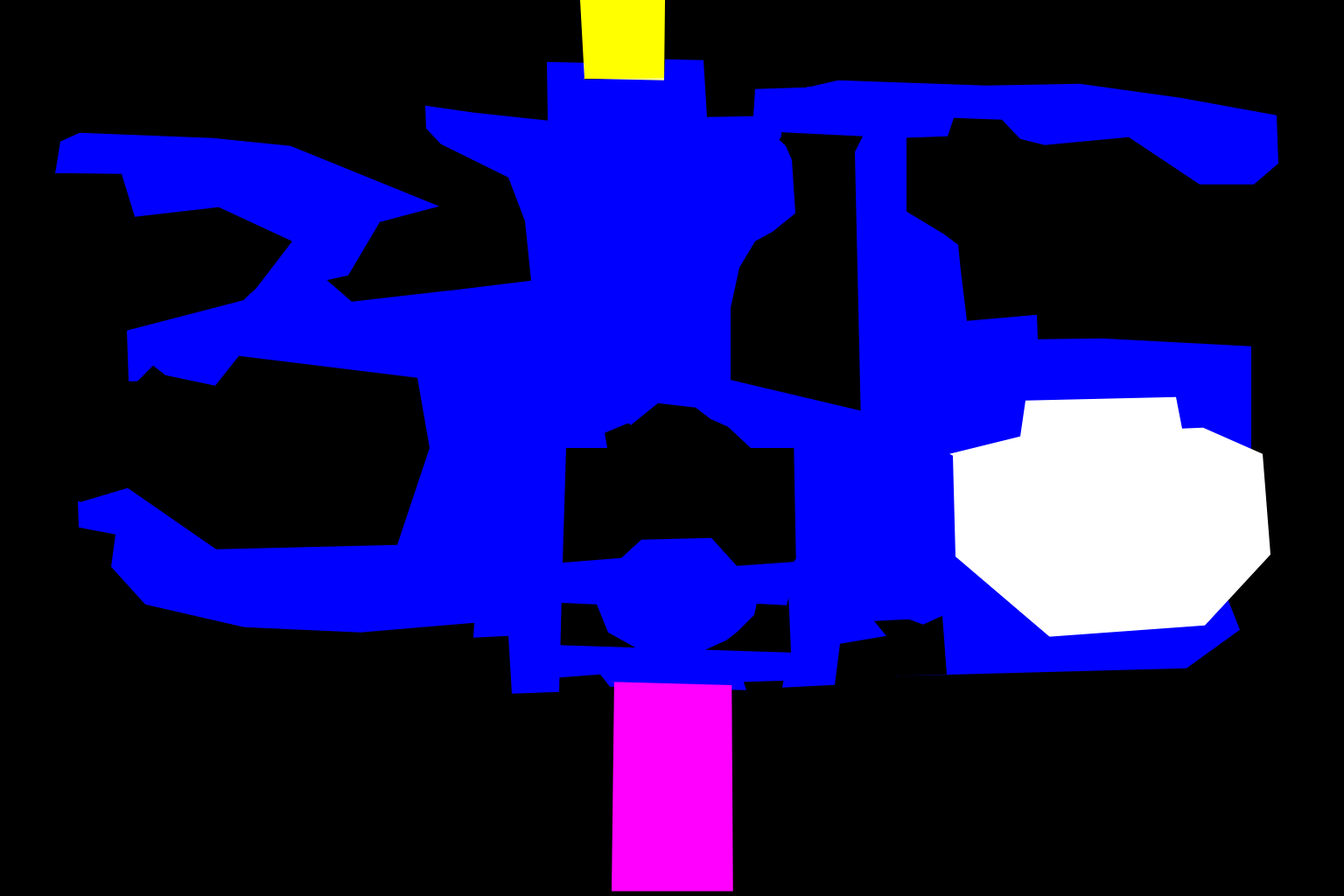
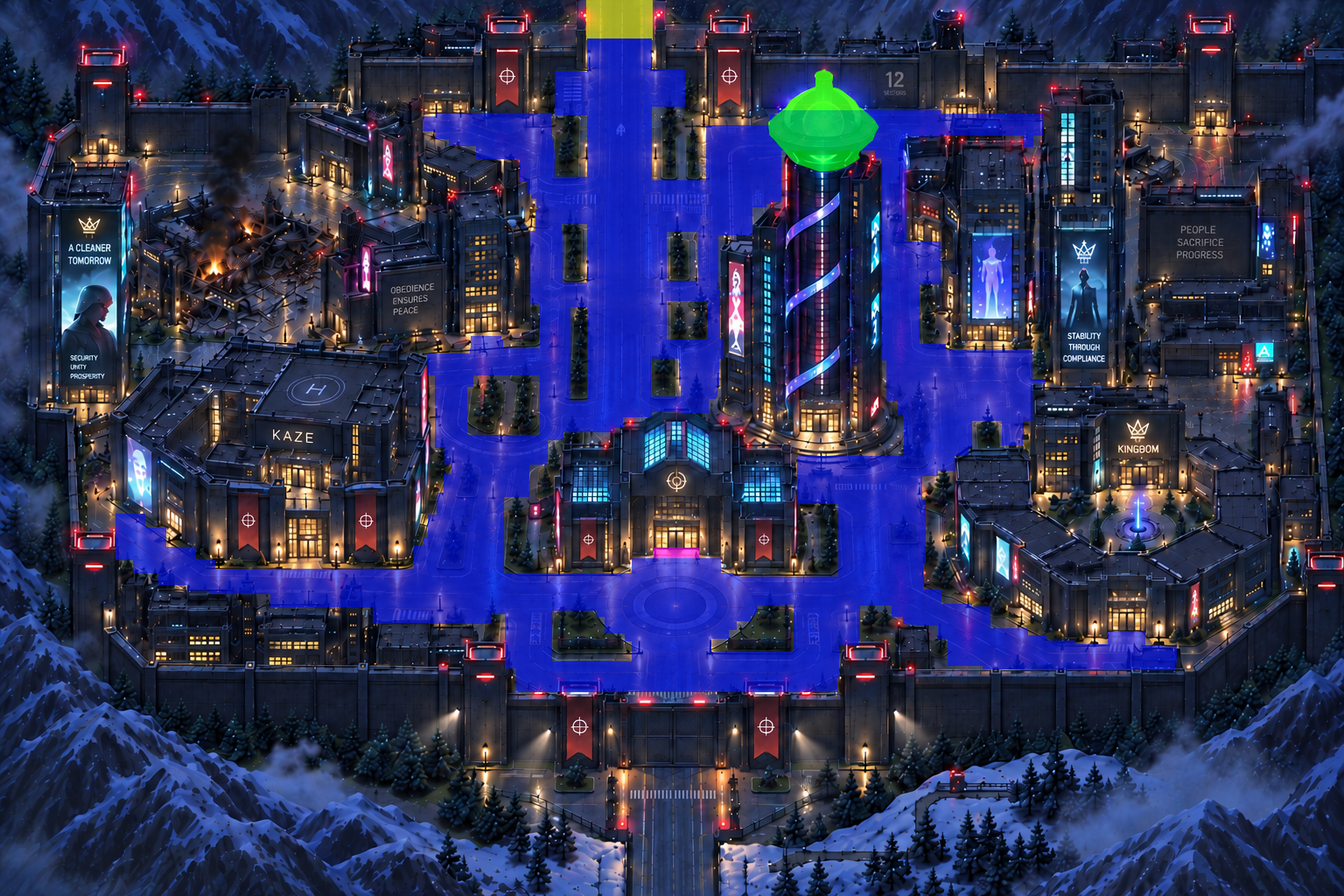
Before/after of a 1344 × 896 layered artwork. What changed in the layer stack:
"Layer 2": opacity 100% → 68%, moved it above "Layer 1", painted on it over 0, 0, 1344, 896
"Layer 1": opacity 100% → 60%, painted on it over 55, 0, 1278, 892
painted on "Background" over 0, 0, 1344, 896
